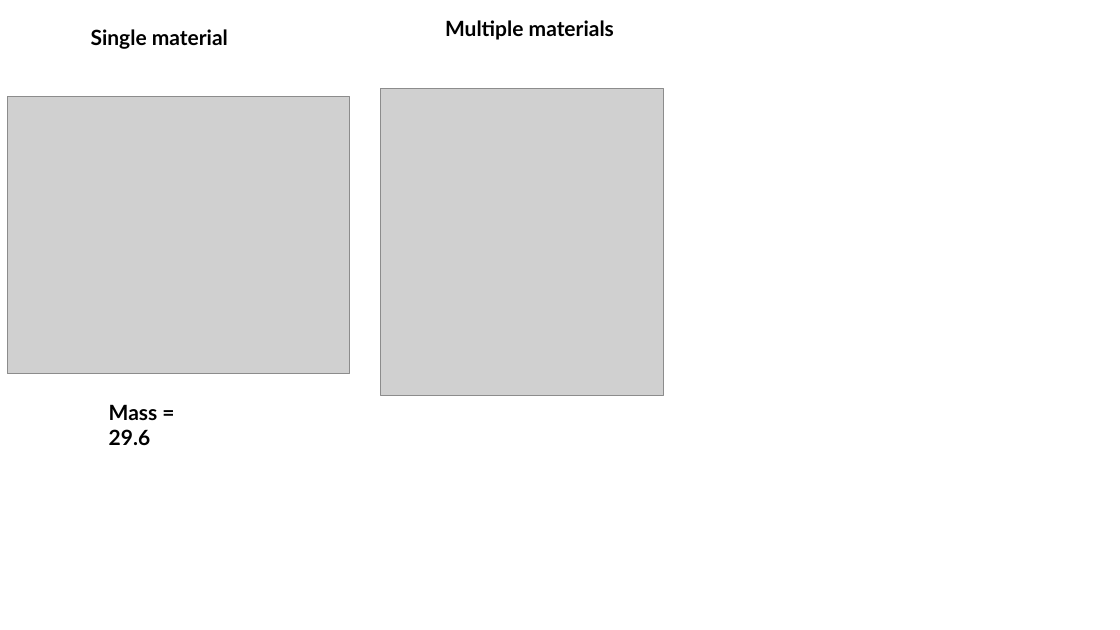
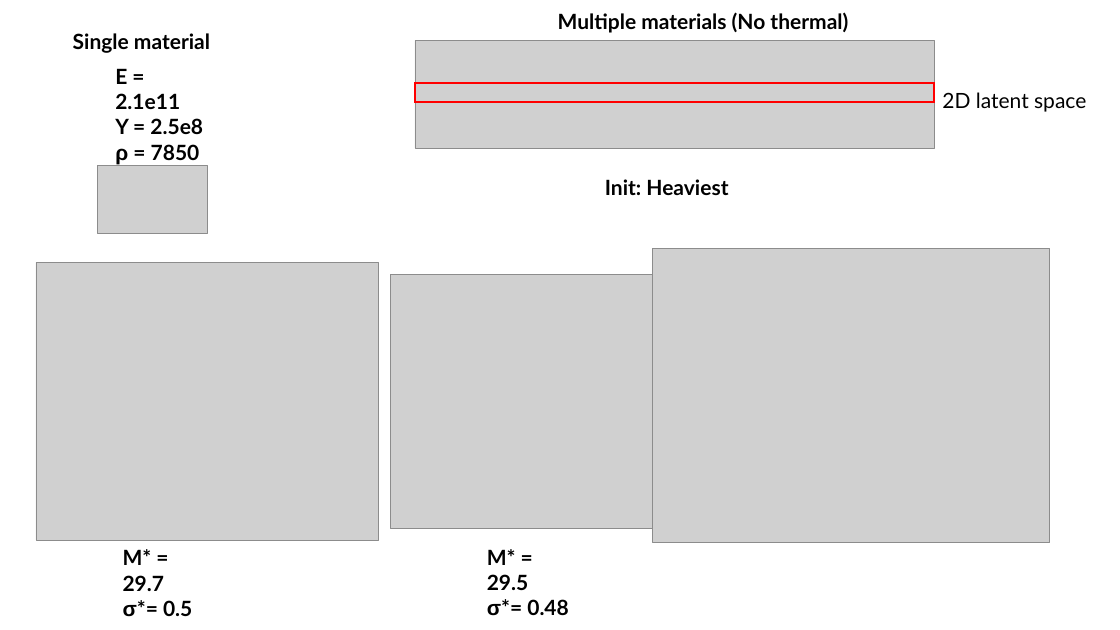
Before and after one commit to UW-ERSL/METALS, a slide deck: slide 2 of Slides/DemoSlides.pptx. Drawn at 1120x630 pixels with LibreOffice and Linux fonts; fonts in the diff are those of the drawing; grey boxes stand for pictures. Boxes give left, top, right and bottom in pixels: in the first picture for what was removed or moved away, otherwise in the second. Text is boxed around its words. In the diff, an @@ line names an element or a change of style, - is before the commit and + after.

```diff
--- a/Slides/DemoSlides.pptx
+++ b/Slides/DemoSlides.pptx
@@ text "Single material" moved from (x1=91, y1=29, x2=228, y2=49) to (x1=73, y1=33, x2=210, y2=53) @@
@@ text at (x1=558, y1=12, x2=848, y2=33): text changed @@
-Multiple materials
+Multiple materials (No thermal)
@@ picture added at (x1=415, y1=40, x2=934, y2=148) @@
@@ text added at (x1=115, y1=68, x2=203, y2=164), 18 pt, text #000000, bold @@
+E = 2.1e11
+Y = 2.5e8
+ρ = 7850
@@ picture removed at (x1=381, y1=88, x2=664, y2=395) @@
@@ rectangle added at (x1=415, y1=83, x2=934, y2=102), outline #FF0000 1.5 pt @@
@@ text added at (x1=942, y1=92, x2=1086, y2=112), 18 pt, text #000000 @@
+2D latent space
@@ picture added at (x1=97, y1=166, x2=208, y2=234) @@
@@ text added at (x1=605, y1=179, x2=728, y2=195), 18 pt, text #000000, bold @@
+Init: Heaviest
@@ picture moved from (x1=8, y1=97, x2=350, y2=375) to (x1=36, y1=262, x2=379, y2=540) @@
@@ picture added at (x1=653, y1=248, x2=1049, y2=543) @@
@@ picture added at (x1=391, y1=274, x2=667, y2=528) @@
@@ text removed at (x1=109, y1=404, x2=158, y2=445) @@
-Mass = 29.6
@@ text added at (x1=123, y1=549, x2=192, y2=617), 18 pt, text #000000, bold @@
+M* = 29.7
+σ*= 0.5
@@ text added at (x1=487, y1=549, x2=569, y2=616), 18 pt, text #000000, bold @@
+M* = 29.5
+σ*= 0.48
```
Also in this commit, not shown: 1 slide added, 14 other files.
